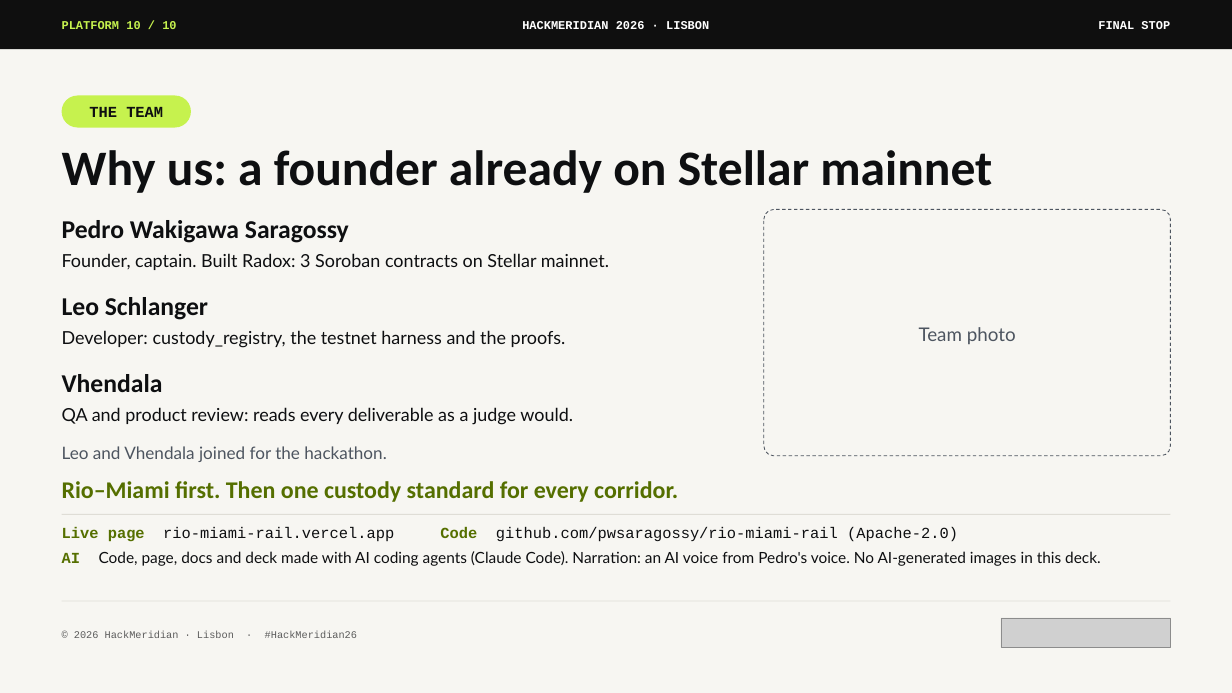
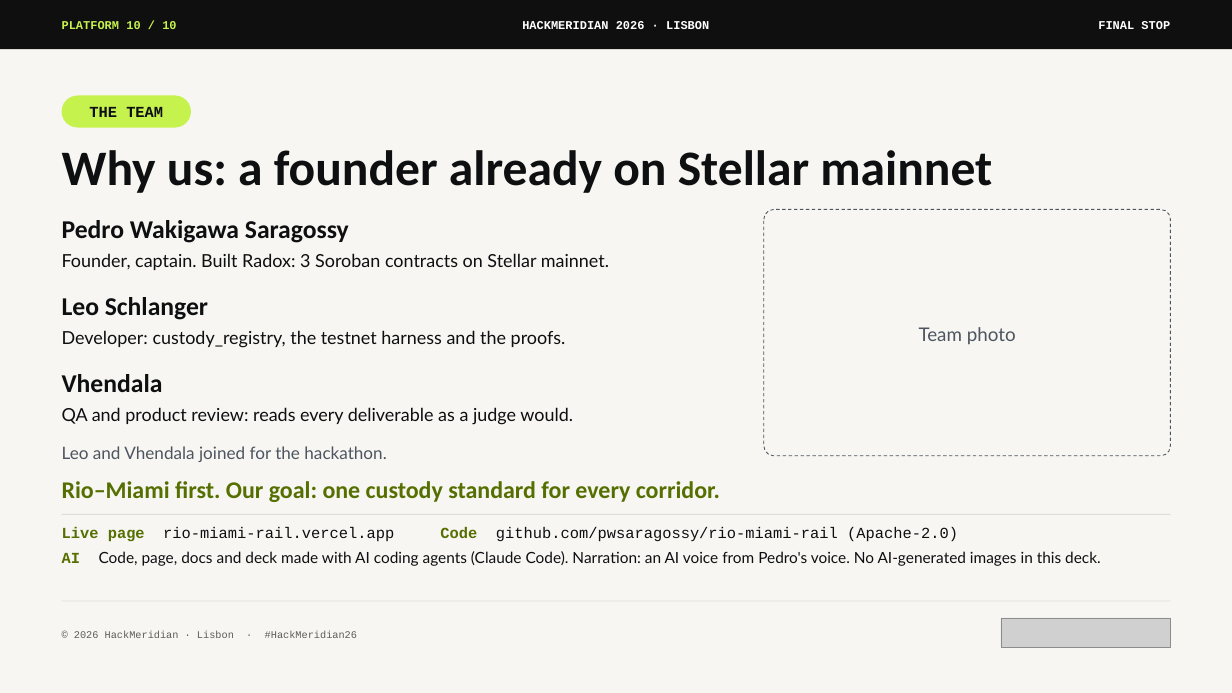
Before and after one commit to pwsaragossy/hackmeridian-cos, a slide deck: slide 10 of projects/hackmeridian-rail/deck/radox-custody-rail.pptx. Drawn at 1232x693 pixels with LibreOffice and Linux fonts; fonts in the diff are those of the drawing; grey boxes stand for pictures. Boxes give left, top, right and bottom in pixels: in the first picture for what was removed or moved away, otherwise in the second. Text is boxed around its words. In the diff, an @@ line names an element or a change of style, - is before the commit and + after.

```diff
--- a/projects/hackmeridian-rail/deck/radox-custody-rail.pptx
+++ b/projects/hackmeridian-rail/deck/radox-custody-rail.pptx
@@ text at <box>62,481,720,502</box>: text changed @@
-Rio–Miami first. Then one custody standard for every corridor.
+Rio–Miami first. Our goal: one custody standard for every corridor.
```
Also in this commit, not shown: 3 other slides changed, 3 other files.
